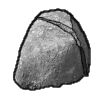
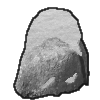
Revision of a layered 100x100 image; what changed, layer by layer:
added layer "snow line" above "snow" over bbox(13, 7, 90, 100)
added layer "snow" above "line" over bbox(23, 8, 83, 90)
hid "line", painted on it over bbox(13, 8, 91, 100)
painted on "Pasted Layer" over bbox(14, 10, 89, 99)
